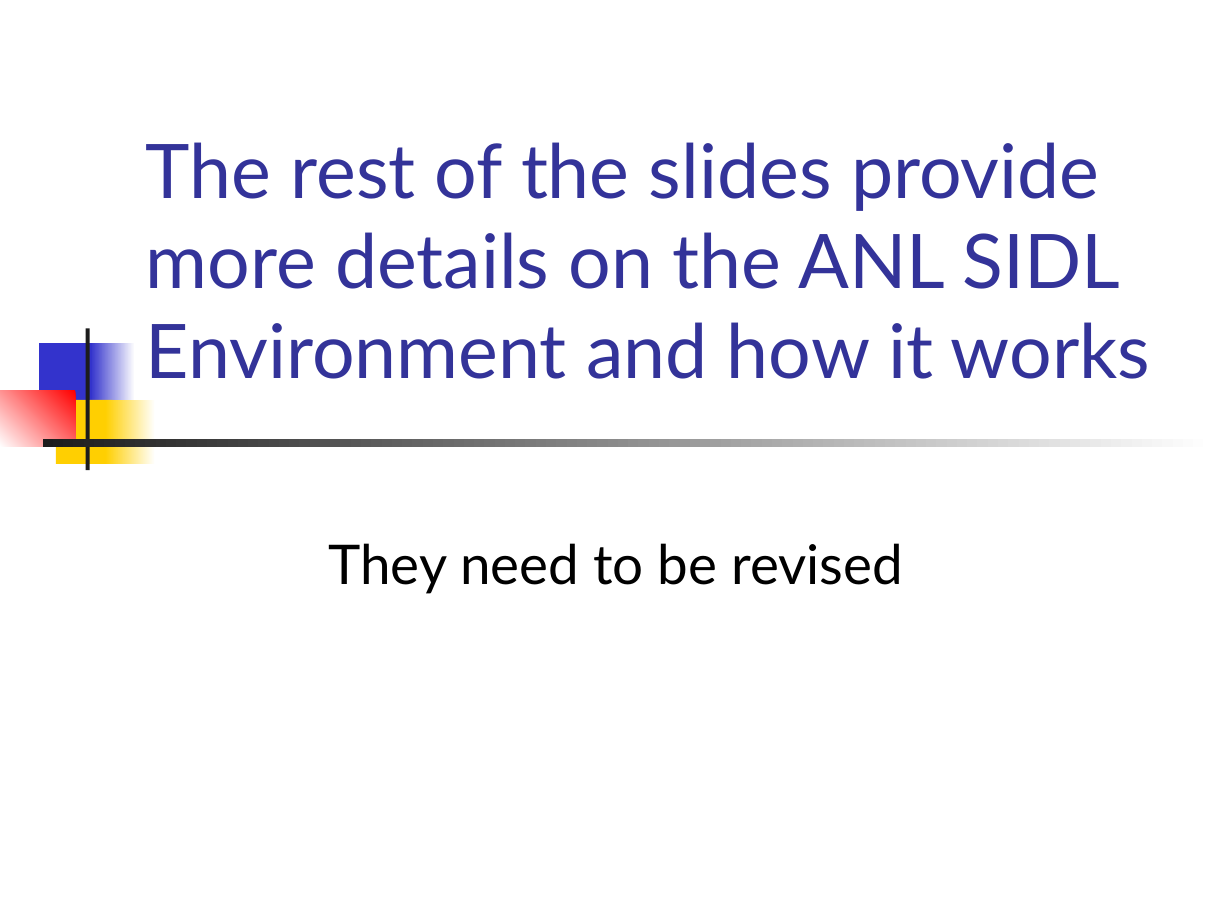
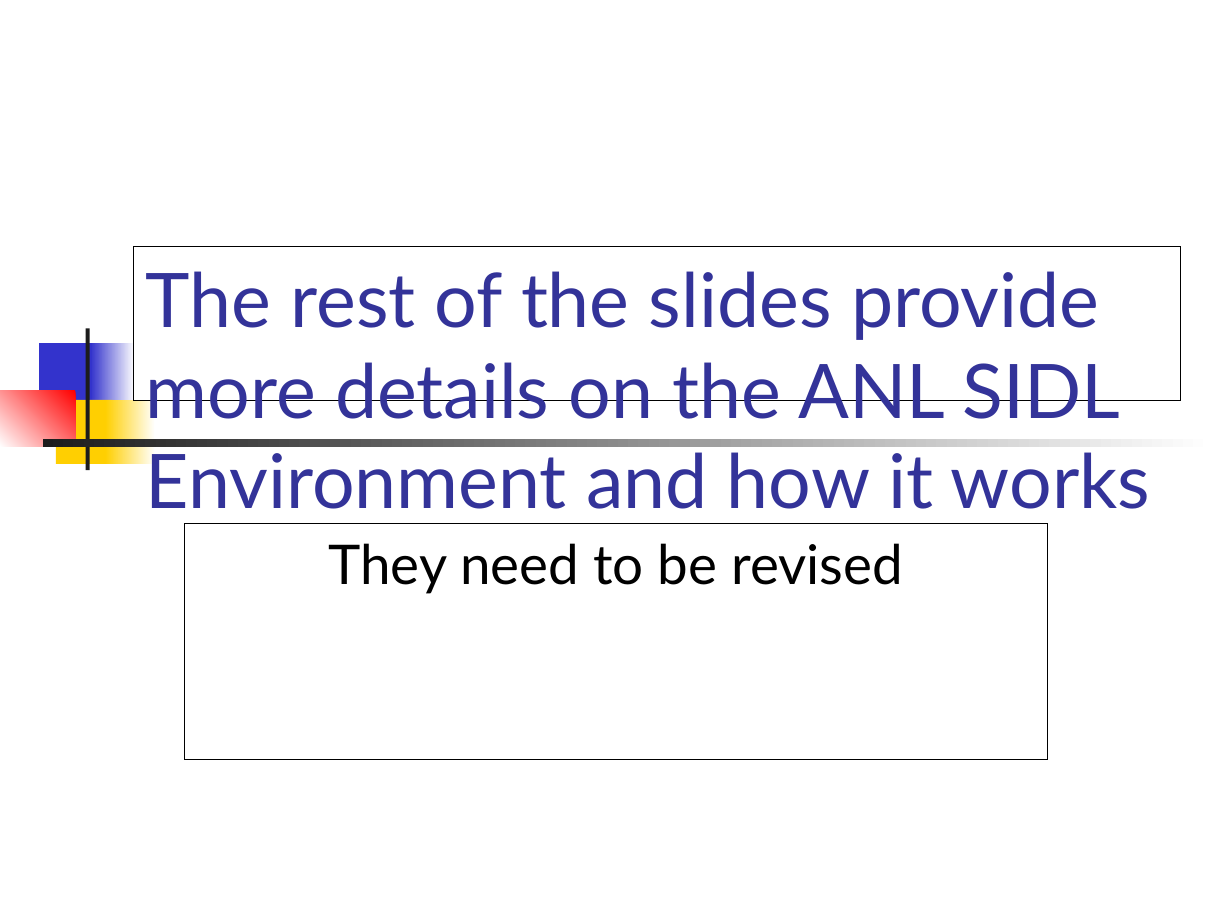
Before and after one commit to CloudComputer/petsc-BuildSystem, a slide deck: slide 7 of docs/tutorials/GettingStartedwithSIDL.ppt. Drawn at 1232x924 pixels with LibreOffice and Linux fonts; fonts in the diff are those of the drawing. Boxes give left, top, right and bottom in pixels: in the first picture for what was removed or moved away, otherwise in the second. Text is boxed around its words. In the diff, an @@ line names an element or a change of style, - is before the commit and + after.

```diff
--- a/docs/tutorials/GettingStartedwithSIDL.ppt
+++ b/docs/tutorials/GettingStartedwithSIDL.ppt
@@ title "The rest of the slides ...": place and size @@
-title "The rest of the slides ..." at <box>146,142,1151,379</box>
+title "The rest of the slides ..." at <box>133,246,1180,400</box>
@@ title "The rest of the slides ..." at <box>133,246,1180,400</box>: vertical alignment bottom to top; fill none to #FFFFFF; outline none to #000000 0.74 pt @@
@@ subtitle "They need to be revised": place and size @@
-subtitle "They need to be revised" at <box>328,543,903,594</box>
+subtitle "They need to be revised" at <box>185,524,1047,760</box>
@@ subtitle "They need to be revised" at <box>185,524,1047,760</box>: fill none to #FFFFFF; outline none to #000000 0.74 pt @@
```
Also in this commit, not shown: 3 other slides changed, 1 other file.
